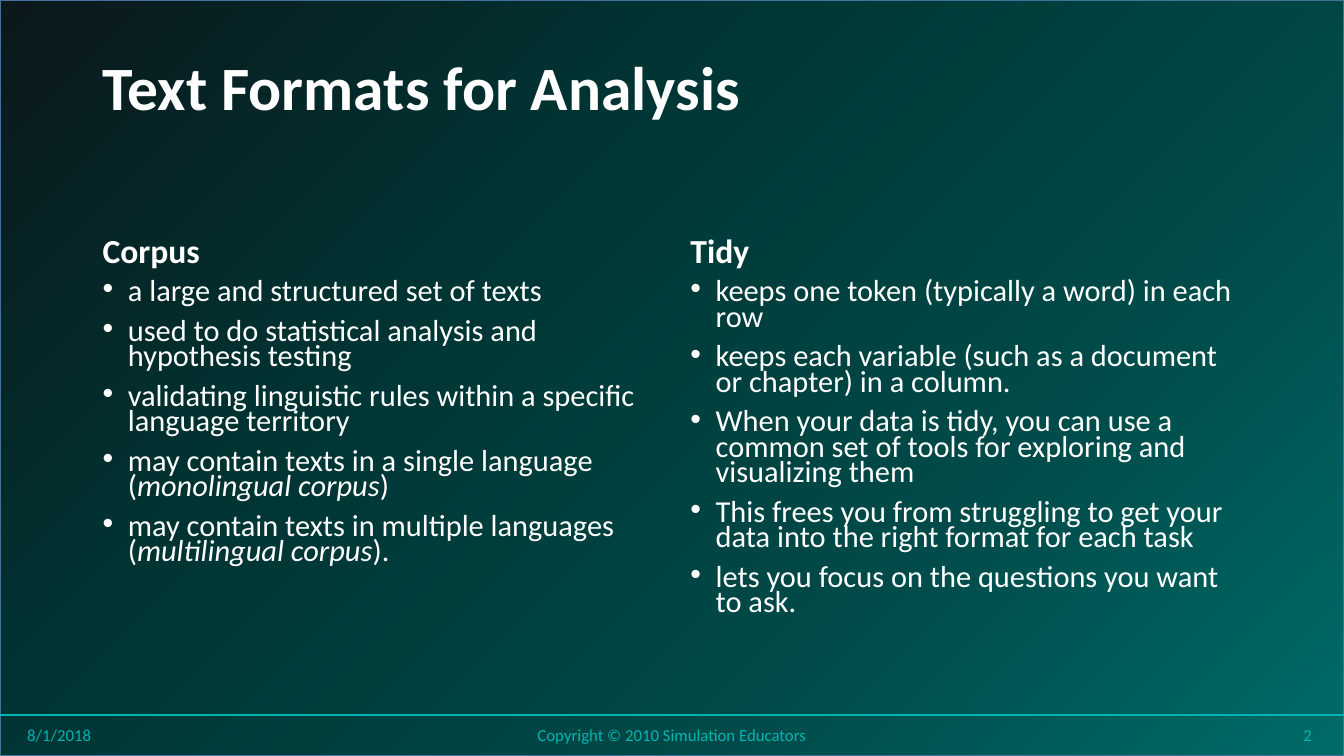
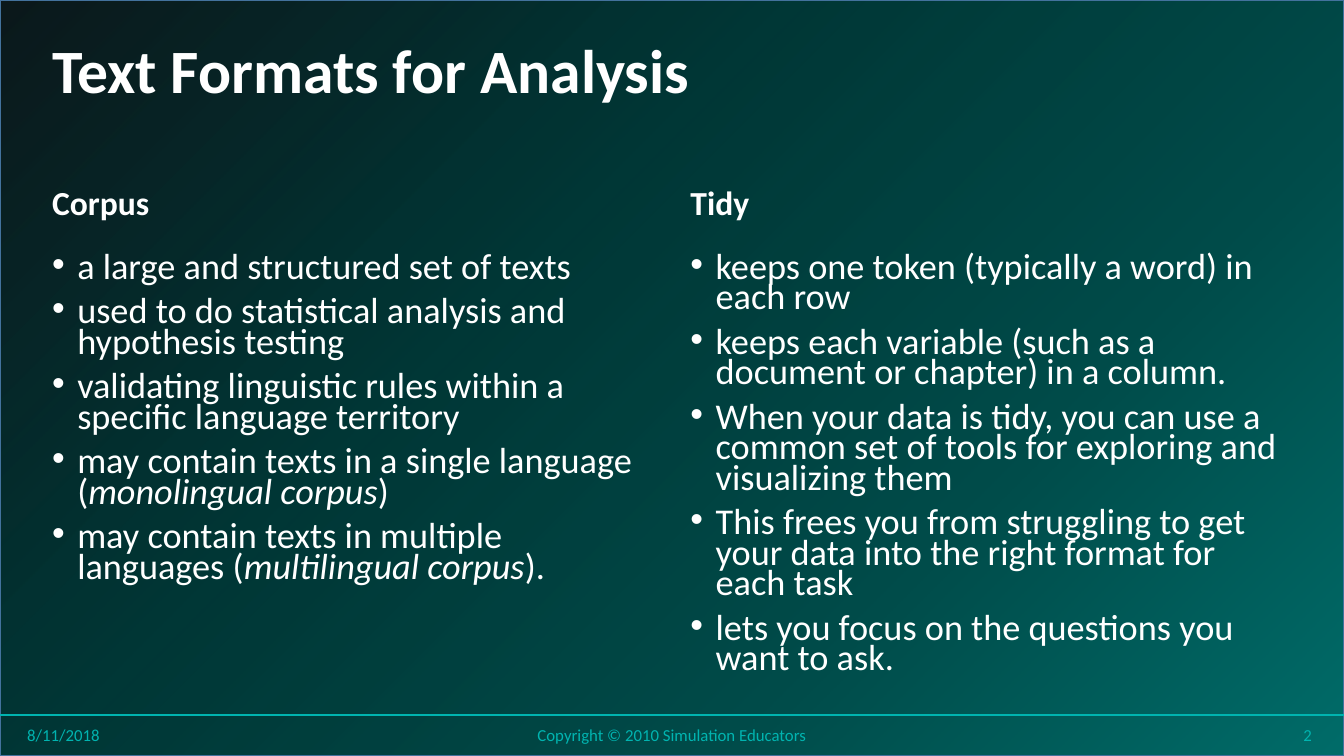
Before and after one commit to stricje1/VIT_University, a slide deck: slide 2 of Data_Analytics_2018/PPT/Lesson 21 - Data Analytics - Sentiment Modeling.pptx. Drawn at 1344x756 pixels with LibreOffice and Linux fonts; fonts in the diff are those of the drawing; background and template pictures are left out. Boxes give left, top, right and bottom in pixels: in the first picture for what was removed or moved away, otherwise in the second. Text is boxed around its words. In the diff, an @@ line names an element or a change of style, - is before the commit and + after.

```diff
--- a/Data_Analytics_2018/PPT/Lesson 21 - Data Analytics - Sentiment Modeling.pptx
+++ b/Data_Analytics_2018/PPT/Lesson 21 - Data Analytics - Sentiment Modeling.pptx
@@ title "Text Formats for Analysis": place and size @@
-title "Text Formats for Analysis" at <box>103,66,740,120</box>
+title "Text Formats for Analysis" at <box>52,49,689,103</box>
@@ text "Corpus" at <box>52,193,149,221</box>: vertical alignment bottom to middle @@
@@ text "Corpus": place and size @@
-text "Corpus" at <box>103,241,200,269</box>
+text "Corpus" at <box>52,193,149,221</box>
@@ text "Tidy": place and size @@
-text "Tidy" at <box>690,239,749,269</box>
+text "Tidy" at <box>690,191,749,221</box>
@@ text "Tidy" at <box>690,191,749,221</box>: vertical alignment bottom to middle @@
@@ text "a large and structured set ..." at <box>77,253,632,586</box>: size 21.7 to 25.9 pt @@
@@ text "a large and structured set ...": place and size @@
-text "a large and structured set ..." at <box>128,280,635,567</box>
+text "a large and structured set ..." at <box>77,253,632,586</box>
@@ text "keeps one token (typically a ...": place and size @@
-text "keeps one token (typically a ..." at <box>716,279,1231,613</box>
+text "keeps one token (typically a ..." at <box>716,252,1276,671</box>
@@ text "keeps one token (typically a ..." at <box>716,252,1276,671</box>: size 21.7 to 25.9 pt @@
@@ text at <box>27,729,99,742</box>: text changed @@
-8/1/2018
+8/11/2018
```
Also in this commit, not shown: 24 other slides changed, 2 other files.
